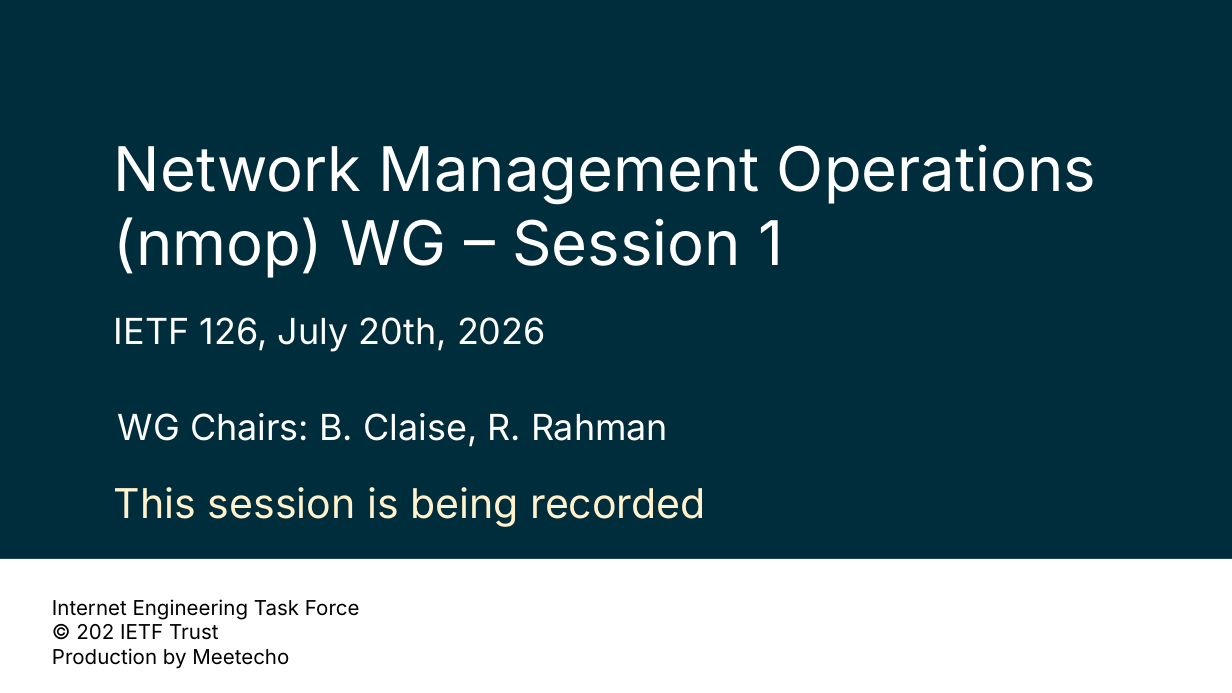
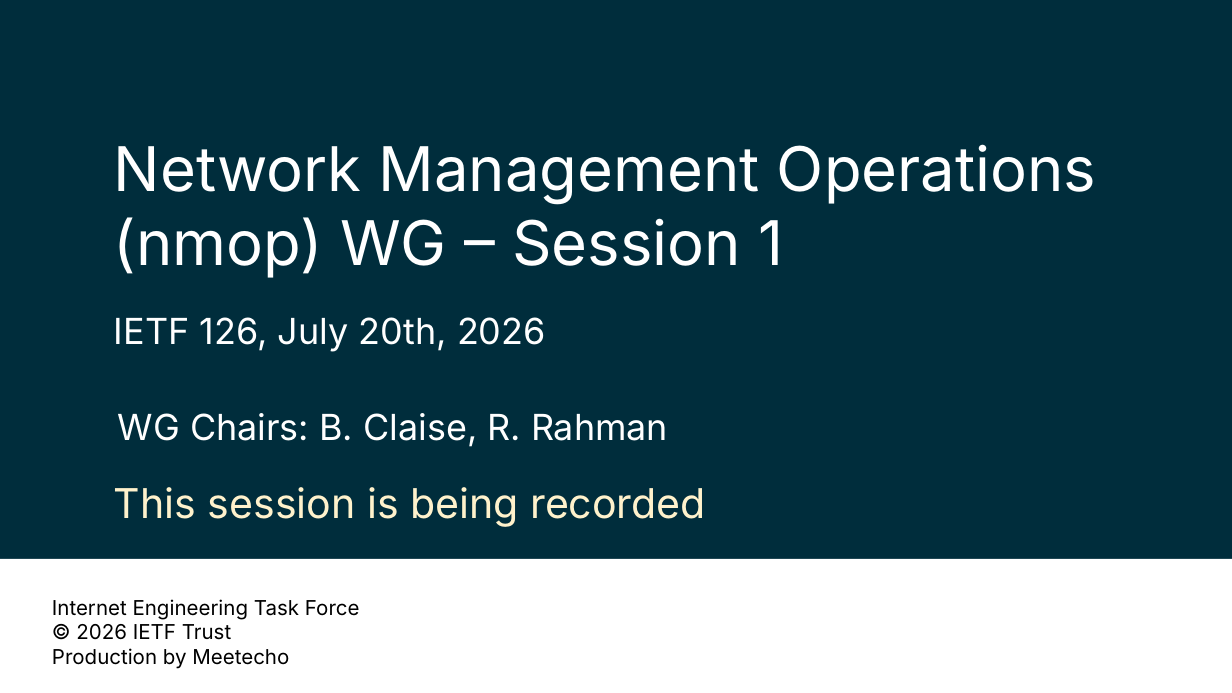
Before and after one commit to ietf-wg-nmop/IETF-Meetings, a slide deck: slide 1 of 126/slides/slides-126-nmop-chair-slides-session1.pptx. Drawn at 1232x693 pixels with LibreOffice and Linux fonts; fonts in the diff are those of the drawing; background and template pictures are left out. Boxes give left, top, right and bottom in pixels: in the first picture for what was removed or moved away, otherwise in the second. Text is boxed around its words. In the diff, an @@ line names an element or a change of style, - is before the commit and + after.

Commit message:
Slides for session 2 + upload pdf for both sessions

```diff
--- a/126/slides/slides-126-nmop-chair-slides-session1.pptx
+++ b/126/slides/slides-126-nmop-chair-slides-session1.pptx
@@ text at (76, 624, 231, 640): text changed @@
-© 202 IETF Trust
+© 2026 IETF Trust
```
Also in this commit, not shown: 3 other files.
